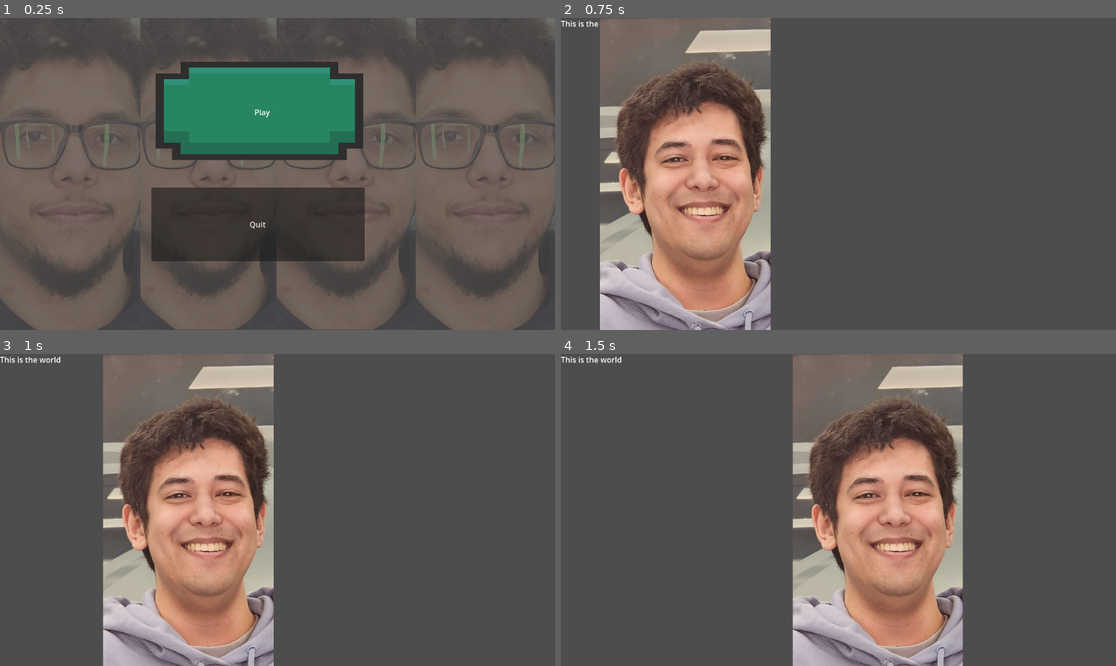
Above: before the commit, frames 1-4 (two rows, left to right).
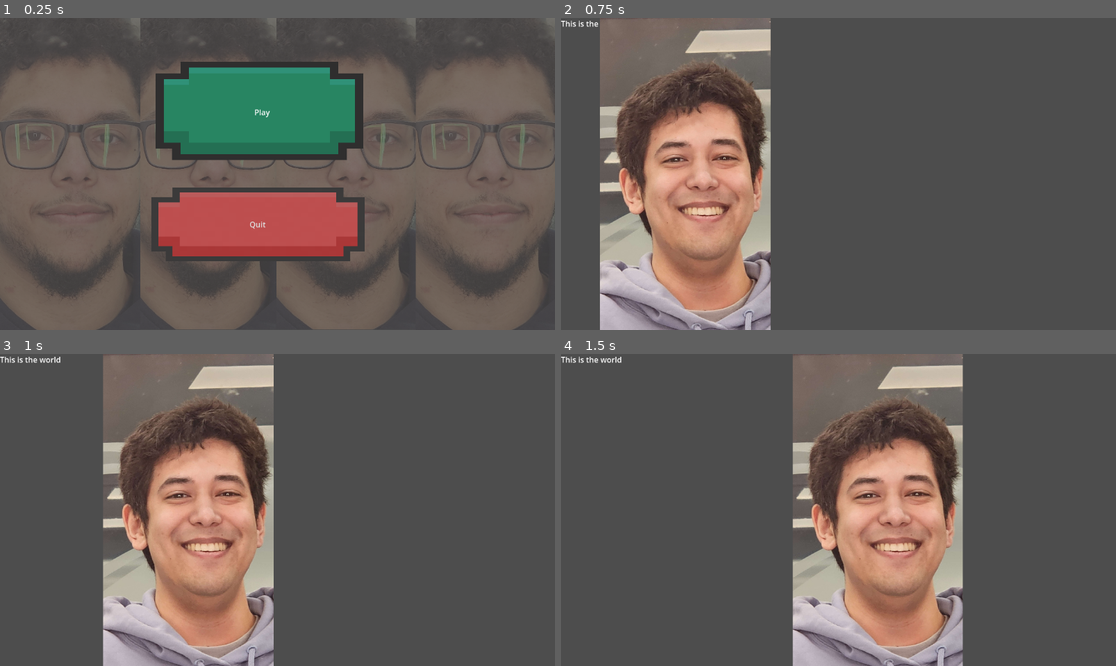
Above: after the commit, the same moments.

Repository: Danton1/MysticMead
Game: Godot game, scene res://main.tscn
Same seed, same stepped clock (60 frames per second), same inputs: the game is played once before the commit and once after it.
Inputs:
- Up to frame 1 (0.25 s): no input
- Up to frame 2 (0.75 s): click "Play" at 0.5 s
- Up to frame 3 (1 s): no input
- Up to frame 4 (1.5 s): no input

The runs differ from the first frame. In frame 1, 7.3% of the frame differs, in the area x 27-66%, y 54-78%; in frame 2, nothing differs; in frame 3, nothing differs; in frame 4, nothing differs.

Commit message:
Fixing quit button

Diff:
--- a/Godot/main.tscn
+++ b/Godot/main.tscn
@@ -1,9 +1,23 @@
-[gd_scene load_steps=5 format=3 uid="uid://dktwo5xrwc32q"]
+[gd_scene load_steps=10 format=3 uid="uid://dktwo5xrwc32q"]
 
 [ext_resource type="Script" path="res://main.gd" id="1_usvqv"]
 [ext_resource type="Texture2D" uid="uid://cboxljehtxij2" path="res://ButtonAssetPack-Adwitr/Button (1) - Copy.png" id="2_5osb5"]
 [ext_resource type="Texture2D" uid="uid://ojl2jc2jn5wv" path="res://DanBackground.jpg" id="2_arca5"]
+[ext_resource type="Theme" uid="uid://cy0p1a8ucmswj" path="res://new_theme.tres" id="3_wbnvg"]
 [ext_resource type="Texture2D" uid="uid://b086wl4dy3u5c" path="res://ButtonAssetPack-Adwitr/Button Exit.png" id="3_yja64"]
+[ext_resource type="Texture2D" uid="uid://c8wdo71scxorc" path="res://ButtonAssetPack-Adwitr/Button (8).png" id="4_pjs5c"]
+
+[sub_resource type="StyleBoxTexture" id="StyleBoxTexture_ym5ya"]
+texture = ExtResource("4_pjs5c")
+region_rect = Rect2(0, 21, 30, 15)
+
+[sub_resource type="StyleBoxTexture" id="StyleBoxTexture_dssdn"]
+texture = ExtResource("4_pjs5c")
+region_rect = Rect2(0, 21, 30, 15)
+
+[sub_resource type="StyleBoxTexture" id="StyleBoxTexture_4dfi4"]
+texture = ExtResource("4_pjs5c")
+region_rect = Rect2(32, 23, 30, 13)
 
 [node name="Main" type="Node2D"]
 script = ExtResource("1_usvqv")
@@ -37,6 +51,10 @@
 offset_top = 352.0
 offset_right = 757.0
 offset_bottom = 505.0
+theme = ExtResource("3_wbnvg")
+theme_override_styles/normal = SubResource("StyleBoxTexture_ym5ya")
+theme_override_styles/hover = SubResource("StyleBoxTexture_dssdn")
+theme_override_styles/pressed = SubResource("StyleBoxTexture_4dfi4")
 text = "Quit"
 
 [node name="TextureButton" type="TextureButton" parent="."]
--- /dev/null
+++ b/Godot/new_theme.tres
@@ -0,0 +1,3 @@
+[gd_resource type="Theme" format=3 uid="uid://cy0p1a8ucmswj"]
+
+[resource]
--- a/Godot/world.tscn
+++ b/Godot/world.tscn
@@ -1,7 +1,8 @@
-[gd_scene load_steps=5 format=3 uid="uid://d1cin43ulu8cy"]
+[gd_scene load_steps=8 format=3 uid="uid://d1cin43ulu8cy"]
 
 [ext_resource type="Texture2D" uid="uid://foodjqsom2bf" path="res://ConradBackground.jpg" id="1_klcmb"]
 [ext_resource type="Script" path="res://world.gd" id="1_v821f"]
+[ext_resource type="Texture2D" uid="uid://dqtmwslx4gn3f" path="res://ButtonAssetPack-Adwitr/Button (7).png" id="3_d41c7"]
 
 [sub_resource type="Animation" id="Animation_h8clo"]
 resource_name = "new_animation"
@@ -25,6 +26,46 @@
 "new_animation": SubResource("Animation_h8clo")
 }
 
+[sub_resource type="TileSetAtlasSource" id="TileSetAtlasSource_f02m3"]
+texture = ExtResource("3_d41c7")
+texture_region_size = Vector2i(17, 17)
+0:0/0 = 0
+0:0/0/physics_layer_0/linear_velocity = Vector2(0, 0)
+0:0/0/physics_layer_0/angular_velocity = 0.0
+1:0/0 = 0
+1:0/0/physics_layer_0/linear_velocity = Vector2(0, 0)
+1:0/0/physics_layer_0/angular_velocity = 0.0
+2:0/0 = 0
+2:0/0/physics_layer_0/linear_velocity = Vector2(0, 0)
+2:0/0/physics_layer_0/angular_velocity = 0.0
+0:1/0 = 0
+0:1/0/physics_layer_0/linear_velocity = Vector2(0, 0)
+0:1/0/physics_layer_0/angular_velocity = 0.0
+1:1/0 = 0
+1:1/0/physics_layer_0/linear_velocity = Vector2(0, 0)
+1:1/0/physics_layer_0/angular_velocity = 0.0
+2:1/0 = 0
+2:1/0/physics_layer_0/linear_velocity = Vector2(0, 0)
+2:1/0/physics_layer_0/angular_velocity = 0.0
+0:2/0 = 0
+0:2/0/physics_layer_0/linear_velocity = Vector2(0, 0)
+0:2/0/physics_layer_0/angular_velocity = 0.0
+1:2/0 = 0
+1:2/0/physics_layer_0/linear_velocity = Vector2(0, 0)
+1:2/0/physics_layer_0/angular_velocity = 0.0
+2:2/0 = 0
+2:2/0/physics_layer_0/linear_velocity = Vector2(0, 0)
+2:2/0/physics_layer_0/angular_velocity = 0.0
+
+[sub_resource type="TileSet" id="TileSet_1cb3a"]
+tile_size = Vector2i(32, 14)
+physics_layer_0/collision_layer = 1
+terrain_set_0/mode = 0
+navigation_layer_0/layers = 1
+custom_data_layer_0/name = ""
+custom_data_layer_0/type = 0
+sources/0 = SubResource("TileSetAtlasSource_f02m3")
+
 [node name="World" type="Node2D"]
 script = ExtResource("1_v821f")
 
@@ -43,4 +84,8 @@
 scale = Vector2(0.189307, 0.189307)
 texture = ExtResource("1_klcmb")
 
+[node name="TileMap" type="TileMap" parent="."]
+tile_set = SubResource("TileSet_1cb3a")
+format = 2
+
 [connection signal="draw" from="." to="." method="_on_draw"]
Binary file added: Godot/ButtonAssetPack-Adwitr/Terrain (16x16).png
Not shown, added: Godot/ButtonAssetPack-Adwitr/Terrain (16x16).png.import
Not shown, added: Resources/Coding Quests - YouTube.url
